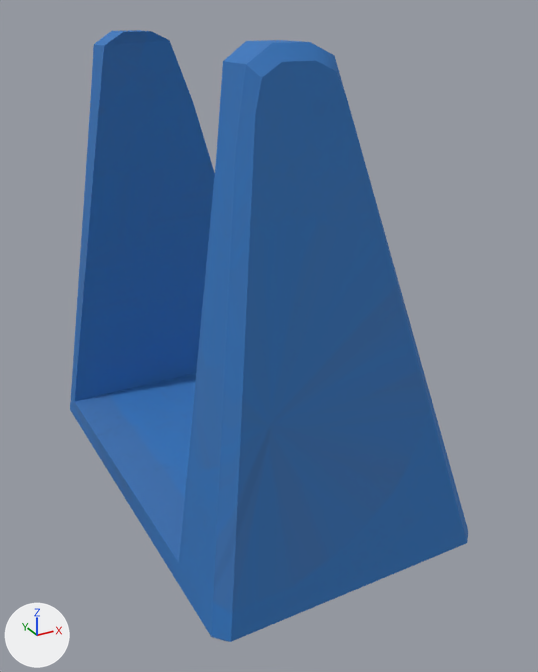
An edit to the COLLADA model vrx_urdf/vrx_gazebo/models/ball_shooter/meshes/ball_shooter_base.dae, drawn before and after from the same camera.
Camera for both pictures: a 50 mm camera at (-0.0941, -0.1691, 0.1268) aimed at (-0.0062, -0.0093, 0.047). Arrows for +X, +Y and +Z are at lower left; the lights stay in place. The first picture is the older version. Where no turn or scale is listed for an object, it has been applied to the vertices.

The scene before the commit, as lines of its bpy script (objects in view):
```python
mat_base_ncl1_1 = principled_material('Base_ncl1_1')
mat_base_ncl1_1.texture = img_launcher_basecolor_png
mat_base_ncl1_1.roughness = 0.84
me_basemesh = bpy.data.meshes.new('BaseMesh')
me_basemesh.from_pydata(...)  # 58 vertices, 112 faces; spans x -0.0273..0.0468, y -0.0064..0.1137, z -0.1079..0.0134
me_basemesh.materials.append(mat_base_ncl1_1)  # picture img_launcher_basecolor_png
# before: 8 (-0.0049, 0.0991, 0.0134) at pixel (111, 30), 11 (0.0028, 0.0991, 0.0134) at pixel (138, 30), 18 (0.0028, 0.0889, 0.0134) at pixel (151, 31), 19 (-0.0049, 0.0889, 0.0134) at pixel (123, 31), 24 (-0.0103, 0.0897, 0.01) at pixel (104, 45)
# before: 25 (0.0082, 0.0897, 0.011) at pixel (169, 40)
# before: 40 (-0.0049, 0.0083, 0.0134) at pixel (272, 43), 43 (0.0028, 0.0083, 0.0134) at pixel (310, 42), 50 (0.0028, 0.0184, 0.0134) at pixel (282, 40), 51 (-0.0049, 0.0184, 0.0134) at pixel (246, 41), 56 (-0.0103, 0.0176, 0.01) at pixel (222, 61)
# before: 57 (0.0082, 0.0176, 0.011)
ob_base = bpy.data.objects.new('Base', me_basemesh)
ob_base.location = (-0.0204, -0.0537, 0.1079)
```
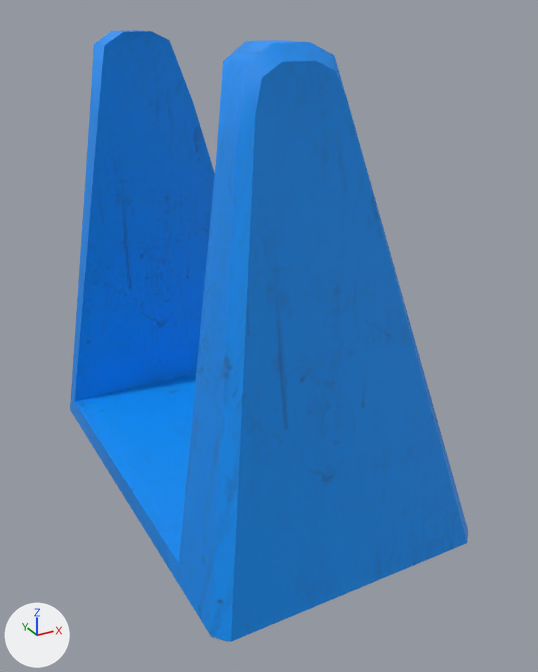
Where the newer file only moved an object's origin or applied its transform, the numbers keep the older frame.

Where the change shows, as pixel boxes [x1, y1, x2, y2] in the pictures (538 x 672 px; the box of a moved part takes in the faces that stretch with it):
'Base', surface changed: [70, 30, 468, 642] in both
part 1 of me_basemesh, moved or reshaped: [104, 30, 168, 46] in both
part 2 of me_basemesh, moved or reshaped: [254, 40, 302, 43] in both
part 3 of me_basemesh, surface changed: [70, 31, 468, 642] in both

The edits, one by one:
Picture 'Launcher_Albedo.png' (img_launcher_albedo_png) is new.
In material 'Base_ncl1_1' (mat_base_ncl1_1), roughness goes from 0.84 to 0.5.
Material 'Base_ncl1_1' (mat_base_ncl1_1) changes its picture from img_launcher_basecolor_png to img_launcher_albedo_png.
me_basemesh has 58 vertices, 112 faces and spans x -0.0273..0.0468, y -0.0064..0.1137, z -0.1079..0.0134.
me_basemesh is used by ob_base; location (-0.0204, -0.0537, 0.1079).
Verts and faces of me_basemesh; kept vertices keep their numbers, new ones are numbered from 58.
Part 1, on me_basemesh:
Faces deleted: (8, 19, 11), (11, 19, 18), (18, 24, 25), (18, 19, 24).
New faces: (8, 19, 18), (18, 19, 25), (8, 18, 11), (19, 24, 25).
Part 2, on me_basemesh:
Faces deleted: (43, 50, 51), (40, 43, 51), (50, 57, 56), (50, 56, 51).
New faces: (51, 57, 56), (40, 50, 51), (50, 57, 51), (40, 43, 50).
me_basemesh part 3: 100 kept faces spanning x -0.0273..0.0468, y -0.0064..0.1137, z -0.1079..0.0134 get new texture (UV) coordinates.
